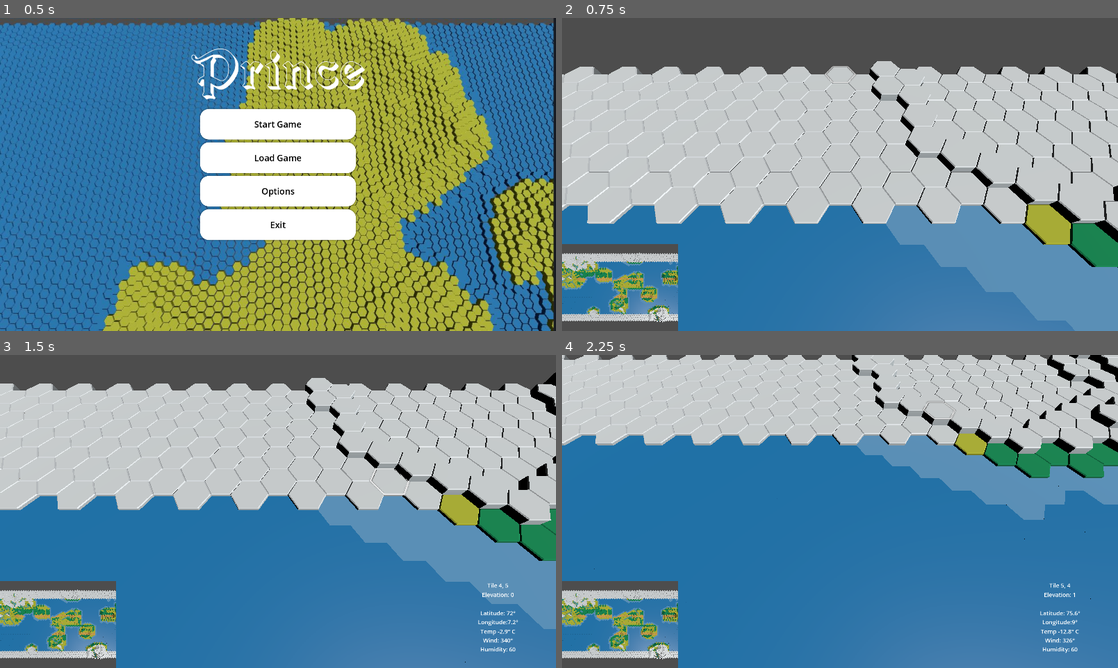
Above: before the commit, frames 1-4 (two rows, left to right).
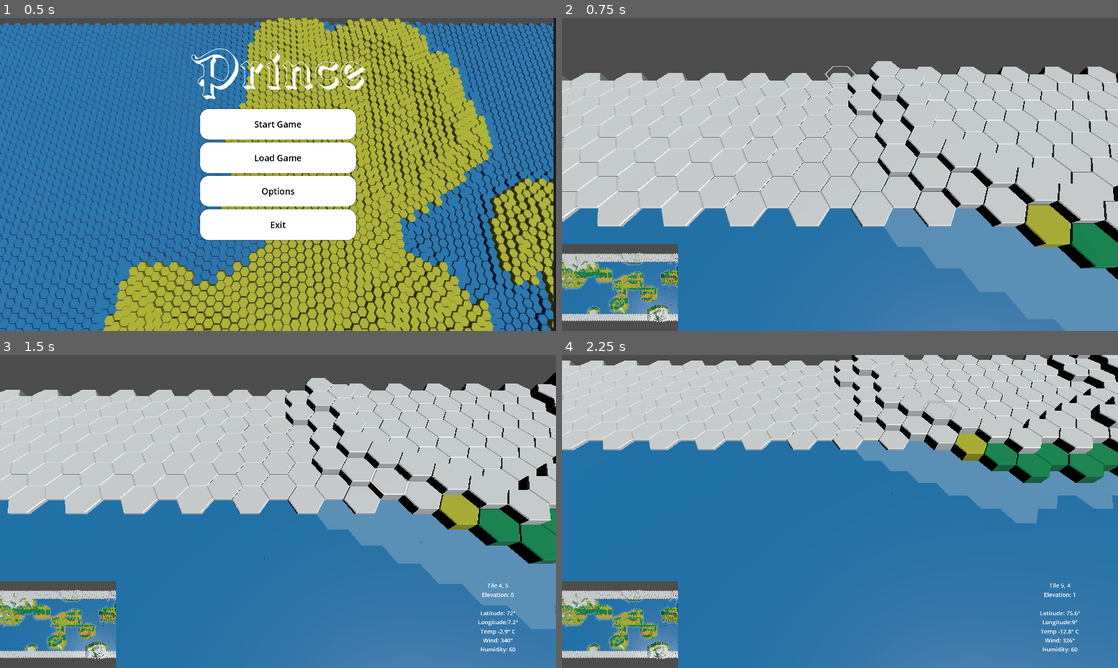
Above: after the commit, the same moments.

Repository: web-fu/prince
Game: Godot game, scene res://scenes/ui/MainMenu.tscn
Two runs of this game, one before a commit and one after it. Both use one fixed random seed, a clock stepped at 60 frames per second and the inputs below.
Inputs (mouse positions are in pixels of both pictures, inside the frame that each line leads up to):
- Up to frame 1 (0.5 s): no input
- Up to frame 2 (0.75 s): click "Start Game" at 0.5 s
- Up to frame 3 (1.5 s): tap Enter at 1.25 s; move the mouse to (400, 495) at 1.27 s; hold E (axial_move_north_east) from 1.28 s (still down); hold Down (camera_move_down) from 1.28 s (still down); click (400, 495) at 1.42 s
- Up to frame 4 (2.25 s): move the mouse to (728, 527) at 2.02 s; release E (axial_move_north_east) at 2.03 s; release Down (camera_move_down) at 2.03 s; hold S (axial_move_south) from 2.03 s (still down); tap Left (camera_move_left) at 2.1 s

Frame 1 is identical in both runs. In frame 2, 6.4% of the frame differs, in the area x 0-100%, y 15-100%; in frame 3, 6.2%; in frame 4, 5.8%.

Commit message:
Sea tile height

Diff:
--- a/scenes/WorldView.gd
+++ b/scenes/WorldView.gd
@@ -35,7 +35,7 @@
 			var normCoord = CoordConverter.normalize(coord)
 			var hex = grid.get_hex(normCoord)
 			var tile = _get_tile(grid, hex)
-			position.y = hex.elevation * Common.TILE_HEIGHT if hex.elevation > 0 else 0
+			position.y = hex.getWorldPosition().y
 			tile.position = position
 			add_child(tile)
 
--- a/scripts/domain/Hex.gd
+++ b/scripts/domain/Hex.gd
@@ -18,7 +18,7 @@
 
 func getWorldPosition() -> Vector3:
 	var position = CoordConverter.offsetToWorld(coord)
-	position.y = self.elevation * Common.TILE_HEIGHT if self.elevation > 0 else 0
+	position.y = self.elevation * Common.TILE_HEIGHT if self.elevation >= 0 else - Common.TILE_HEIGHT
 	return position
 
 func data():
